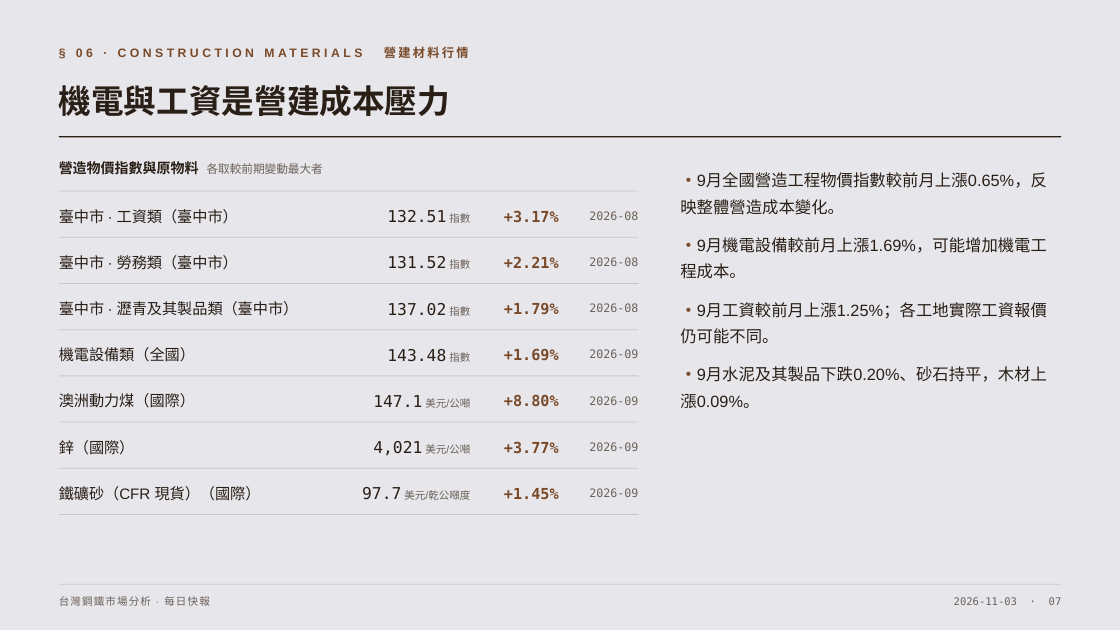
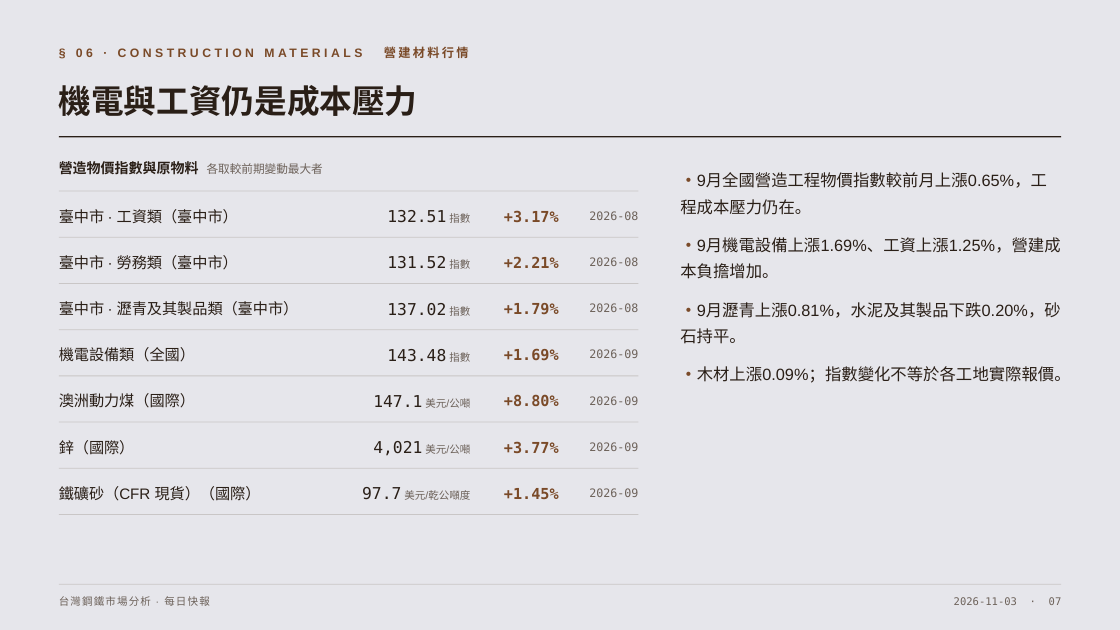
Before and after one commit to lijingchiu/SteelWeb, a slide deck: slide 7 of reports/steel-daily-2026-11-03.pptx. Drawn at 1120x630 pixels with LibreOffice and Linux fonts; fonts in the diff are those of the drawing. Boxes give left, top, right and bottom in pixels: in the first picture for what was removed or moved away, otherwise in the second. Text is boxed around its words. In the diff, an @@ line names an element or a change of style, - is before the commit and + after.

```diff
--- a/reports/steel-daily-2026-11-03.pptx
+++ b/reports/steel-daily-2026-11-03.pptx
@@ text at (59,85,418,116): text changed @@
-機電與工資是營建成本壓力
+機電與工資仍是成本壓力
@@ text at (680,172,1070,383): text changed @@
-・9月全國營造工程物價指數較前月上漲0.65%，反映整體營造成本變化。
-・9月機電設備較前月上漲1.69%，可能增加機電工程成本。
-・9月工資較前月上漲1.25%；各工地實際工資報價仍可能不同。
-・9月水泥及其製品下跌0.20%、砂石持平，木材上漲0.09%。
+・9月全國營造工程物價指數較前月上漲0.65%，工程成本壓力仍在。
+・9月機電設備上漲1.69%、工資上漲1.25%，營建成本負擔增加。
+・9月瀝青上漲0.81%，水泥及其製品下跌0.20%，砂石持平。
+・木材上漲0.09%；指數變化不等於各工地實際報價。
```
Also in this commit, not shown: 10 other slides changed, 1 other file.
